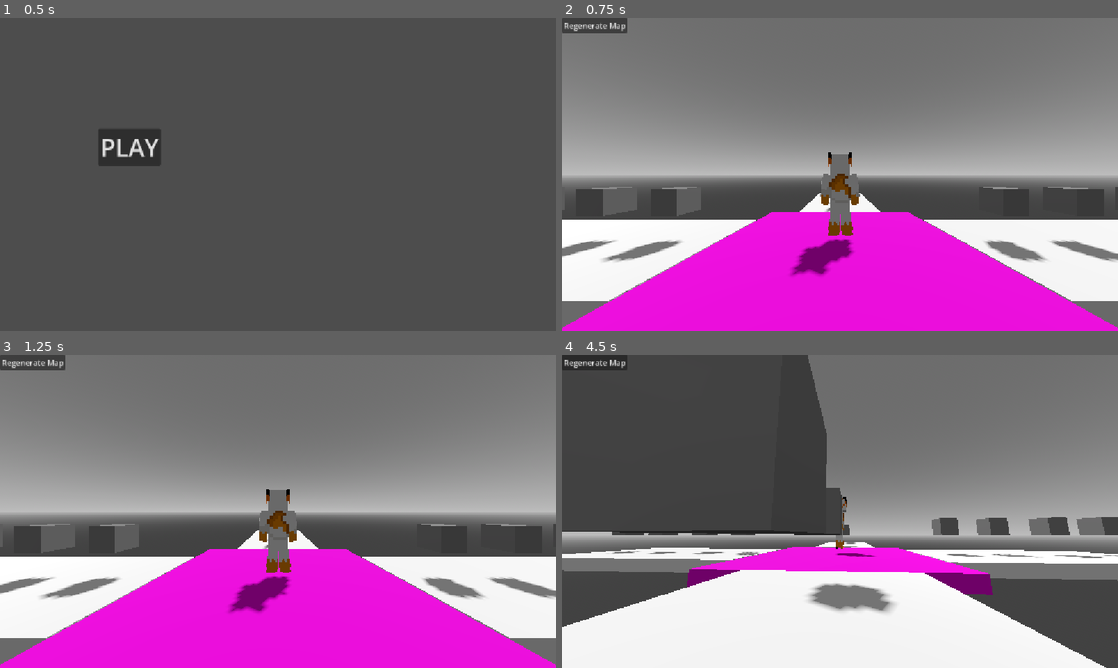
Above: before the commit, frames 1-4 (two rows, left to right).
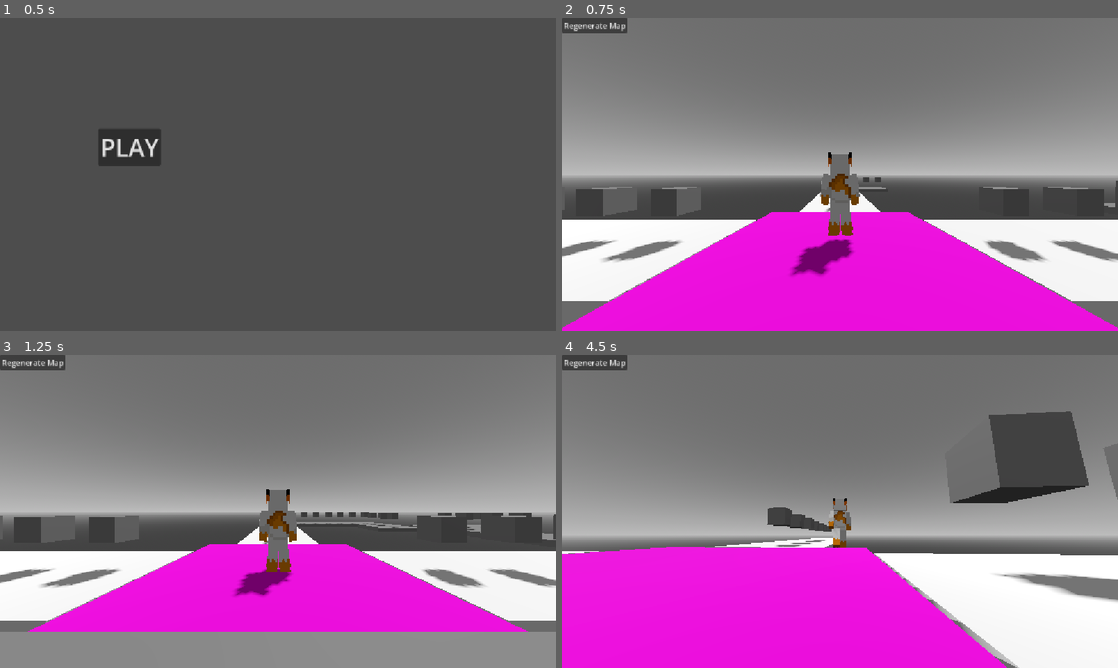
Above: after the commit, the same moments.

Repository: RayTK09/NullscapeFadingWorld
Game: Godot game, scene res://scenes/menu.tscn
The game is run twice, just before and just after one commit, with the same random seed, the same clock (stepped at 60 frames per second) and the same inputs.
Inputs (mouse positions are in pixels of both pictures, inside the frame that each line leads up to):
- Up to frame 1 (0.5 s): no input
- Up to frame 2 (0.75 s): click "PLAY" at 0.5 s
- Up to frame 3 (1.25 s): no input
- Up to frame 4 (4.5 s): click "Regenerate Map" at 1.25 s; tap Enter at 2 s; move the mouse to (962, 495) at 2.02 s; hold D (Right) 2.03-2.78 s; tap Mouse wheel down (zoomOut) at 2.1, 3.05, 3.8, 4.35 s; click (962, 495) at 2.17 s; tap Space (Jump) at 2.27, 3.02 s; move the mouse to (728, 527) at 2.77 s; hold S (Backward) 2.78-3.53 s; tap N (unlock Mouse) at 2.85 s; click (728, 527) at 2.92 s; move the mouse to (851, 505) at 3.52 s; hold W (Forward) from 3.53 s (still down); tap Mouse wheel up (zoomIn) at 3.6 s; move the mouse to (834, 517) at 4.27 s

Frame 1 is identical in both runs. In frame 2, 0.1% of the frame differs, in the area x 46-100%, y 50-61%; in frame 3, 21%; in frame 4, 65%, in the area x 0-100%, y 0-100%.

Commit message:
tried to make quick turning work and added a rule to how tiles can spawn

Diff:
--- a/scenes/Tiles/corner_tile_left.tscn
+++ b/scenes/Tiles/corner_tile_left.tscn
@@ -13,6 +13,7 @@
 [node name="cornerTileLeft" type="Marker3D" unique_id=415194363]
 script = ExtResource("1_kwor3")
 giftAmount = 7
+type = "cornerLeft"
 
 [node name="control" type="Node3D" parent="." unique_id=1512163282]
 transform = Transform3D(1, 0, 0, 0, 1, 0, 0, 0, 1, 1.52, 0, 0)
--- a/scenes/Tiles/corner_tile_right.tscn
+++ b/scenes/Tiles/corner_tile_right.tscn
@@ -19,6 +19,7 @@
 [node name="cornerTileRight" type="Marker3D" unique_id=1958814681]
 script = ExtResource("1_pxwkv")
 giftAmount = 7
+type = "cornerRight"
 
 [node name="control" type="Node3D" parent="." unique_id=1113723773]
 transform = Transform3D(1, 0, 0, 0, 1, 0, 0, 0, 1, 1.52, 0, 0)
--- a/scenes/Tiles/plus.tscn
+++ b/scenes/Tiles/plus.tscn
@@ -10,11 +10,13 @@
 [node name="plus" type="Marker3D" unique_id=1899228530]
 script = ExtResource("1_c3dul")
 giftAmount = 1
+type = "plus"
 
 [node name="control" type="Node3D" parent="." unique_id=1574876079]
 transform = Transform3D(1, 0, 0, 0, 1, 0, 0, 0, 1, 4.62, 0, 1.5)
 
 [node name="StaticBody3D" type="StaticBody3D" parent="control" unique_id=1004241964]
+collision_layer = 9
 
 [node name="blockbench_export" parent="control/StaticBody3D" unique_id=984205732 instance=ExtResource("2_lrsl3")]
 
@@ -27,6 +29,8 @@
 shape = SubResource("BoxShape3D_2qw5g")
 
 [node name="Area3D" type="Area3D" parent="control" unique_id=1354268218]
+collision_layer = 0
+collision_mask = 8
 
 [node name="CollisionShape3D" type="CollisionShape3D" parent="control/Area3D" unique_id=1172489035]
 transform = Transform3D(1, 0, 0, 0, 1, 0, 0, 0, 1, -0.031806946, -0.00023269653, -1.4999542)
--- a/scenes/Tiles/slope_down.tscn
+++ b/scenes/Tiles/slope_down.tscn
@@ -6,6 +6,7 @@
 
 [node name="slopeDown" type="Marker3D" unique_id=207635213]
 script = ExtResource("1_qhslw")
+type = "slopeDown"
 
 [node name="control" type="Node3D" parent="." unique_id=2017383695]
 transform = Transform3D(-3, 0, 2.6226832e-07, 0, 0.3, 0, -2.6226832e-07, 0, -3, 5.867276, -7.3799996, 3.779507e-07)
@@ -15,7 +16,7 @@
 collision_mask = 8
 
 [node name="CollisionPolygon3D" type="CollisionPolygon3D" parent="control/Area3D" unique_id=843107191]
-polygon = PackedVector2Array(-0.5062517, -0.5189962, -0.2834927, -0.52931106, 1.7814813, 24.084044, 1.9448438, 24.081171, 1.944464, 25.115921, 1.7191684, 25.077116, -0.3190067, 0.5258388, -0.5067048, 0.5209969)
+polygon = PackedVector2Array(-0.5062517, -0.5189962, -0.2834927, -0.52931106, 1.7814813, 24.084044, 1.9448438, 24.081171, 1.944464, 25.115921, 1.2394032, 25.199263, -0.32806516, 3.8423386, -0.5067048, 0.5209969)
 
 [node name="StaticBody3D" type="StaticBody3D" parent="control" unique_id=2070919530]
 collision_layer = 9
--- a/scenes/Tiles/slope_up.tscn
+++ b/scenes/Tiles/slope_up.tscn
@@ -6,6 +6,7 @@
 
 [node name="slopeUp" type="Marker3D" unique_id=1059435249]
 script = ExtResource("1_7qngv")
+type = "slopeUp"
 
 [node name="control" type="Node3D" parent="." unique_id=220931625]
 transform = Transform3D(3, 0, 0, 0, 0.3, 0, 0, 0, 3, 1.544024, 0, 0)
@@ -15,7 +16,7 @@
 collision_mask = 8
 
 [node name="CollisionPolygon3D" type="CollisionPolygon3D" parent="control/Area3D" unique_id=1571801890]
-polygon = PackedVector2Array(-0.5062517, -0.5189962, -0.2834927, -0.52931106, 1.7814813, 24.084044, 1.9448438, 24.081171, 1.944464, 25.115921, 1.7191684, 25.077116, -0.3190067, 0.5258388, -0.5067048, 0.5209969)
+polygon = PackedVector2Array(-0.5062517, -0.5189962, -0.2834927, -0.52931106, 1.7814813, 24.084044, 1.9448438, 24.081171, 1.944464, 25.115921, 1.1950386, 25.020582, -0.41635862, 2.472488, -0.5067048, 0.5209969)
 
 [node name="StaticBody3D" type="StaticBody3D" parent="control" unique_id=1923403821]
 collision_layer = 9
--- a/scenes/Tiles/spawn.tscn
+++ b/scenes/Tiles/spawn.tscn
@@ -98,7 +98,7 @@
 transform = Transform3D(-4.371139e-08, 0, -1, 0, 1, 0, 1, 0, -4.371139e-08, 0, 0, 2.5)
 
 [node name="spawnTiles" type="Timer" parent="." unique_id=705803118]
-wait_time = 0.1
+wait_time = 0.05
 autostart = true
 
 [node name="Button" type="Button" parent="." unique_id=617813753]
--- a/scenes/Tiles/straightTile.tscn
+++ b/scenes/Tiles/straightTile.tscn
@@ -11,6 +11,7 @@
 [node name="straightTile" type="Marker3D" unique_id=971204657]
 script = ExtResource("1_le08w")
 giftAmount = 4
+type = "straight"
 
 [node name="control" type="Node3D" parent="." unique_id=462559101]
 transform = Transform3D(1, 0, 0, 0, 1, 0, 0, 0, 1, 3.02, 0, 0)
--- a/scenes/gifts.tscn
+++ b/scenes/gifts.tscn
@@ -1,6 +1,6 @@
 [gd_scene format=3 uid="uid://cadmlxx4t8pmk"]
 
-[ext_resource type="Script" uid="uid://dlf0jamcqfwjx" path="res://scripts/gifts.gd" id="1_k2biq"]
+[ext_resource type="Script" uid="uid://dlf0jamcqfwjx" path="res://scripts/tileScripts/gifts.gd" id="1_k2biq"]
 
 [sub_resource type="BoxMesh" id="BoxMesh_78ya6"]
 
--- a/scripts/Player.gd
+++ b/scripts/Player.gd
@@ -19,12 +19,14 @@
 
 var speedMultiplier : int = 1
 var maxSpeed : float = 3.0
-var acceleration : float = 5.0
+var acceleration : float = 6.0
 var rotX : float
 var rotY : float
 var distanceToPlayer : int = 4
 var lastDir := Vector3.FORWARD
 var stop := false
+var quickTurning := false
+var mousePos : Vector2
 
 
 func _ready() -> void:
@@ -41,6 +43,7 @@
 		camPivotY.transform.basis = Basis()
 		camPivotY.rotate_x(rotY)
 		camPivotX.rotate_y(rotX)
+		mousePos = event.position
 
 		camPivotY.rotation.x = clampf(camPivotY.rotation.x, -(PI / 2), PI / 2)
 		rotY = clampf(rotY, -(PI / 2), PI / 2)
@@ -62,8 +65,8 @@
 		var tween = get_tree().create_tween()
 		distanceToPlayer += 1
 		tween.tween_property(arm, "spring_length", distanceToPlayer, 0.2)
-	if distanceToPlayer > 30:
-		distanceToPlayer = 30
+		if distanceToPlayer > 30:
+			distanceToPlayer = 30
 
 
 func _physics_process(delta: float) -> void:
@@ -80,6 +83,9 @@
 		if velocity.y <= 0:
 			currentAnimation = 4
 
+		if Input.is_mouse_button_pressed(MOUSE_BUTTON_RIGHT):
+			Input.warp_mouse(mousePos)
+
 		#why does movement have to be so difficult
 		#print(velocity)
 		var input_dir := Input.get_vector("Left", "Right", "Forward", "Backward")
@@ -90,20 +96,32 @@
 		var targetAngle := Vector3.FORWARD.signed_angle_to(lastDir, Vector3.UP)
 		if velocity.x == 0 and velocity.z == 0 and direction:
 			mesh.global_rotation.y = targetAngle
-		if direction.x and is_on_floor():
+		if direction.x and Input.is_action_pressed("Right") and velocity < Vector3(0, velocity.y, 0) and is_on_floor() and !quickTurning:
+			velocity.x = move_toward(velocity.x , 0, acceleration * delta)
+			mesh.global_rotation.y = lerp_angle(mesh.rotation.y, targetAngle, rotationSpeed * delta)
+			quickTurning = false
+		elif direction.x and Input.is_action_pressed("Left") and velocity > Vector3(0, velocity.y, 0) and is_on_floor() and !quickTurning:
+			velocity.x = move_toward(velocity.x , 0, acceleration * delta)
+			mesh.global_rotation.y = lerp_angle(mesh.rotation.y, targetAngle, rotationSpeed * delta)
+			quickTurning = false
+		elif direction.x and is_on_floor():
 			velocity.x = move_toward(velocity.x , maxSpeed * direction.x, acceleration * delta)
 			currentAnimation = 2
 			mesh.global_rotation.y = lerp_angle(mesh.rotation.y, targetAngle, rotationSpeed * delta)
 		elif is_on_floor():
 			velocity.x = move_toward(velocity.x , 0, acceleration * delta)
 			currentAnimation = 1
-		if direction.z and is_on_floor():
+		else:
+			quickTurning = false
+		if direction.z and is_on_floor() and !quickTurning:
 			velocity.z = move_toward(velocity.z , maxSpeed * direction.z, acceleration * delta)
 			currentAnimation = 2
 			mesh.global_rotation.y = lerp_angle(mesh.rotation.y, targetAngle, rotationSpeed * delta)
 		elif is_on_floor():
 			velocity.z = move_toward(velocity.z , 0, acceleration * delta)
 			currentAnimation = 1
+
+
 
 		#AIR CONTROL
 		if direction.x and !is_on_floor():
--- a/scripts/spawn.gd
+++ b/scripts/spawn.gd
@@ -17,7 +17,7 @@
 
 @export var player : player
 
-var tileLimit : int = 50
+var tileLimit : int = 5
 var tileTypes : Array
 var rng = RandomNumberGenerator.new()
 var maxGifts : int = 0
@@ -63,33 +63,33 @@
 		if !connectingTile.connectors[i].isConnected:
 			connectingTile.connectors[i].isConnected = true
 			connectorPoint = i
-			print(connectingTile.connectors[i].isConnected)
-			break
+			#choose a tile type to use
+			var chooseTileType = rng.randi_range(0, 120)
+			if chooseTileType <= 40:
+				spawner.add_child(straightTile.instantiate())
+			elif chooseTileType > 40 and chooseTileType <= 55:
+				spawner.add_child(cornerTileLeft.instantiate())
+			elif chooseTileType > 55 and chooseTileType <= 70:
+				spawner.add_child(cornerTileRight.instantiate())
+			elif chooseTileType > 70 and chooseTileType <= 85 and !connectingTile.type == "slopeUp" or !connectingTile.type == "slopeDown":
+				spawner.add_child(slopeUp.instantiate())
+				print(connectingTile.type)
+			elif chooseTileType > 85 and chooseTileType <= 110 and !connectingTile.type == "slopeUp" or !connectingTile.type == "slopeDown":
+				spawner.add_child(slopeDown.instantiate())
+				print(connectingTile.type)
+			elif chooseTileType > 110:
+				spawner.add_child(plus.instantiate())
+
+			tiles = spawner.get_children()
+			var newTile = tiles.get(tiles.size() - 1)
+			maxGifts += newTile.giftAmount
+			newTile.global_position = connectingTile.connectors[connectorPoint].global_position
+			newTile.global_rotation = connectingTile.connectors[connectorPoint].global_rotation
+			return
 
 	if connectingTile.connectors[connectorPoint].isConnected:
 		tilesSpawned -= 1
-		return
 
-	#choose a tile type to use
-	var chooseTileType = rng.randi_range(0, 120)
-	if chooseTileType <= 40:
-		spawner.add_child(straightTile.instantiate())
-	elif chooseTileType > 40 and chooseTileType <= 55:
-		spawner.add_child(cornerTileLeft.instantiate())
-	elif chooseTileType > 55 and chooseTileType <= 70:
-		spawner.add_child(cornerTileRight.instantiate())
-	elif chooseTileType > 70 and chooseTileType <= 85:
-		spawner.add_child(slopeUp.instantiate())
-	elif chooseTileType > 85 and chooseTileType <= 110:
-		spawner.add_child(slopeDown.instantiate())
-	elif chooseTileType > 110:
-		spawner.add_child(plus.instantiate())
-
-	tiles = spawner.get_children()
-	var newTile = tiles.get(tiles.size() - 1)
-	maxGifts += newTile.giftAmount
-	newTile.global_position = connectingTile.connectors[connectorPoint].global_position
-	newTile.global_rotation = connectingTile.connectors[connectorPoint].global_rotation
 
 
 
@@ -108,7 +108,7 @@
 
 func _on_spawn_platforms_timeout() -> void:
 	tilesSpawned += 1
-	#print(tilesSpawned)
+	print(tilesSpawned)
 	var chooseStarting = rng.randi_range(1, 4)
 	match chooseStarting:
 		1:
--- a/scripts/tileScripts/Tile.gd
+++ b/scripts/tileScripts/Tile.gd
@@ -5,6 +5,7 @@
 @onready var checkCollision := $control/Area3D
 
 @export var giftAmount : int = 0
+@export var type : String
 
 var rng = RandomNumberGenerator.new()
 
Renamed: scripts/gifts.gd -> scripts/tileScripts/gifts.gd
Renamed: scripts/gifts.gd.uid -> scripts/tileScripts/gifts.gd.uid
